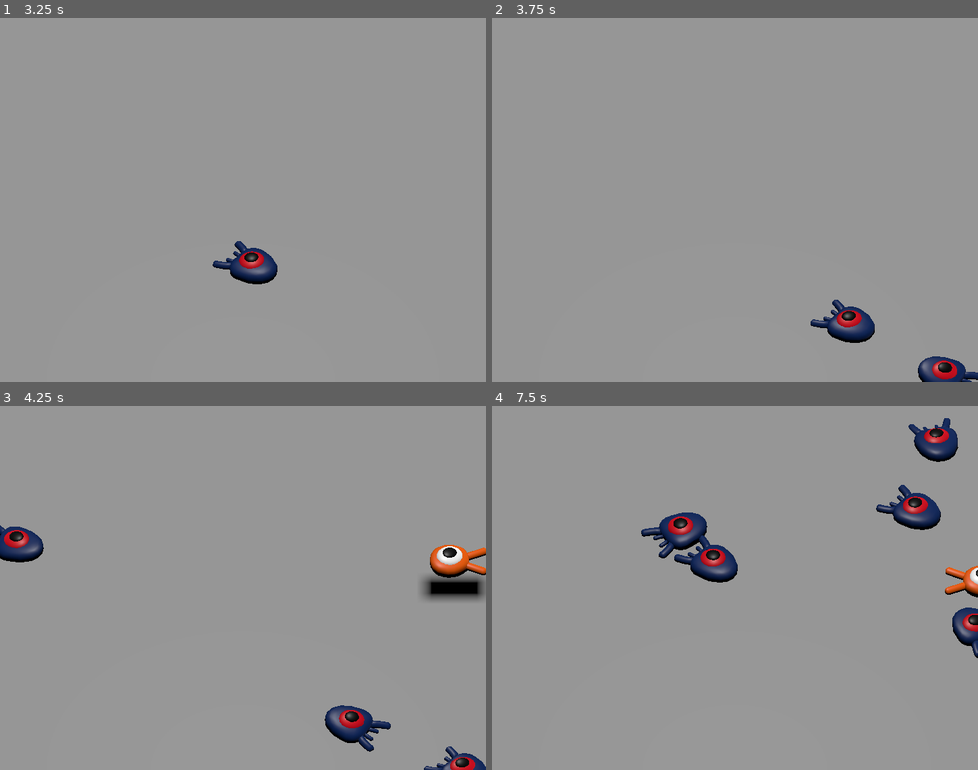
Above: before the commit, frames 1-4 (two rows, left to right).
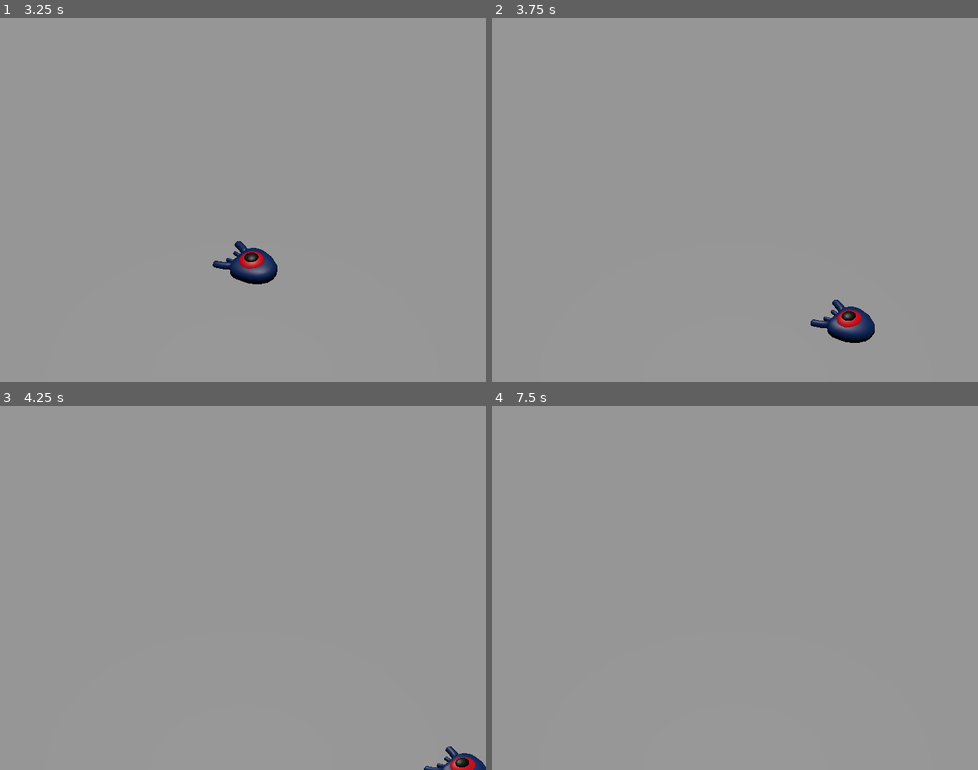
Above: after the commit, the same moments.

Repository: JulioEvencio/godot-doc-first-game-3d
Game: Godot game, scene res://scenes/main.tscn
Same seed, same stepped clock (60 frames per second), same inputs: the game is played once before the commit and once after it. Before the commit the project has no main scene; this scene is started directly in both runs.
Inputs:
- Up to frame 1 (3.25 s): tap Enter at 0.5 s; hold Right (move_right) 0.53-1.28 s; tap Space (jump) at 0.77, 1.52, 3.02 s; hold Down (move_back) 1.28-2.03 s; hold Right (move_right) 2.03-2.78 s; hold Up (move_forward) from 2.78 s (still down)
- Up to frame 2 (3.75 s): release Up (move_forward) at 3.53 s; hold Left (move_left) from 3.53 s (still down)
- Up to frame 3 (4.25 s): keep holding Left (move_left); tap Space (jump) at 3.77 s
- Up to frame 4 (7.5 s): tap Space (jump) at 4.52, 6.02, 6.77 s; release Left (move_left) at 5.03 s; hold Down (move_back) 5.03-5.78 s; hold Right (move_right) 5.78-6.53 s; hold Up (move_forward) 6.53-7.28 s; hold Right (move_right) from 7.28 s (still down)

Frame 1 is identical in both runs. In frame 2, 0.7% of the frame differs, in the area x 87-100%, y 92-100%; in frame 3, 3.3%; in frame 4, 4.4%, in the area x 30-100%, y 3-70%.

Commit message:
added: player dead

Diff:
--- a/squash_the_creeps_start_1.1.0/project.godot
+++ b/squash_the_creeps_start_1.1.0/project.godot
@@ -11,6 +11,7 @@
 [application]
 
 config/name="Squash the Creeps (3D)"
+run/main_scene="res://scenes/main.tscn"
 config/features=PackedStringArray("4.2")
 config/icon="res://icon.png"
 
@@ -18,6 +19,7 @@
 
 window/size/viewport_width=720
 window/size/viewport_height=540
+window/stretch/mode="canvas_items"
 
 [input]
 
--- a/squash_the_creeps_start_1.1.0/scenes/main.tscn
+++ b/squash_the_creeps_start_1.1.0/scenes/main.tscn
@@ -81,4 +81,5 @@
 wait_time = 0.5
 autostart = true
 
+[connection signal="hit" from="Player" to="." method="_on_player_hit"]
 [connection signal="timeout" from="MobTimer" to="." method="_on_mob_timer_timeout"]
--- a/squash_the_creeps_start_1.1.0/scenes/player.tscn
+++ b/squash_the_creeps_start_1.1.0/scenes/player.tscn
@@ -1,10 +1,14 @@
-[gd_scene load_steps=4 format=3 uid="uid://b5qaw1c6vp0mm"]
+[gd_scene load_steps=5 format=3 uid="uid://b5qaw1c6vp0mm"]
 
 [ext_resource type="PackedScene" uid="uid://da1ls7rpe002p" path="res://art/player.glb" id="1_8swjk"]
 [ext_resource type="Script" path="res://scripts/player.gd" id="1_hqxi1"]
 
 [sub_resource type="SphereShape3D" id="SphereShape3D_86abi"]
 radius = 0.8
+
+[sub_resource type="CylinderShape3D" id="CylinderShape3D_3hiqi"]
+height = 0.26814
+radius = 1.19534
 
 [node name="Player" type="CharacterBody3D"]
 collision_mask = 6
@@ -17,3 +21,14 @@
 [node name="CollisionShape3D" type="CollisionShape3D" parent="."]
 transform = Transform3D(1, 0, 0, 0, 1, 0, 0, 0, 1, 0, 0.277014, 0)
 shape = SubResource("SphereShape3D_86abi")
+
+[node name="MobDetector" type="Area3D" parent="."]
+transform = Transform3D(1, 0, 0, 0, 1, 0, 0, 0, 1, 0, -0.547941, 0)
+collision_layer = 0
+collision_mask = 2
+
+[node name="CollisionShape3D" type="CollisionShape3D" parent="MobDetector"]
+transform = Transform3D(1, 0, 0, 0, 1, 0, 0, 0, 1, 0, 0.321451, 0)
+shape = SubResource("CylinderShape3D_3hiqi")
+
+[connection signal="body_entered" from="MobDetector" to="." method="_on_mob_detector_body_entered"]
--- a/squash_the_creeps_start_1.1.0/scripts/main.gd
+++ b/squash_the_creeps_start_1.1.0/scripts/main.gd
@@ -11,3 +11,6 @@
 	mob.initialize(mob_spawn_location.position, player_position)
 
 	add_child(mob)
+
+func _on_player_hit() -> void:
+	$MobTimer.stop()
--- a/squash_the_creeps_start_1.1.0/scripts/player.gd
+++ b/squash_the_creeps_start_1.1.0/scripts/player.gd
@@ -1,5 +1,7 @@
 extends CharacterBody3D
 class_name Player
+
+signal hit
 
 @export var speed : int = 14
 @export var fall_acceleration : int = 75
@@ -48,3 +50,11 @@
 	velocity = target_velocity
 
 	move_and_slide()
+
+func die() -> void:
+	hit.emit()
+	queue_free()
+
+func _on_mob_detector_body_entered(_body : Mob) -> void:
+	if is_on_floor():
+		die()
